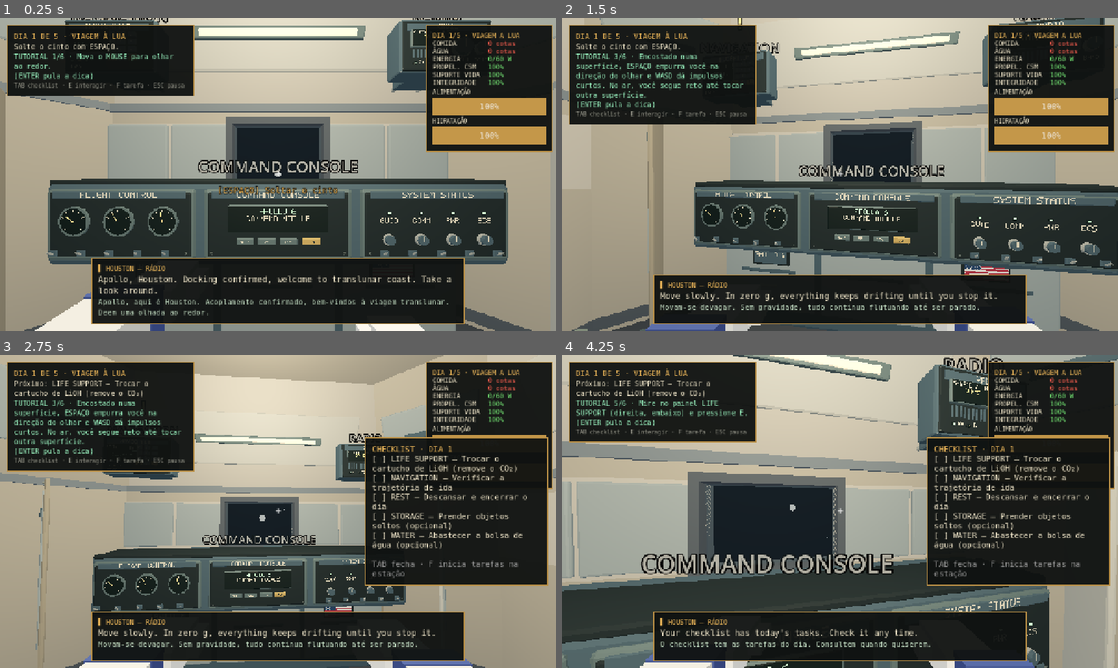
Above: before the commit, frames 1-4 (two rows, left to right).
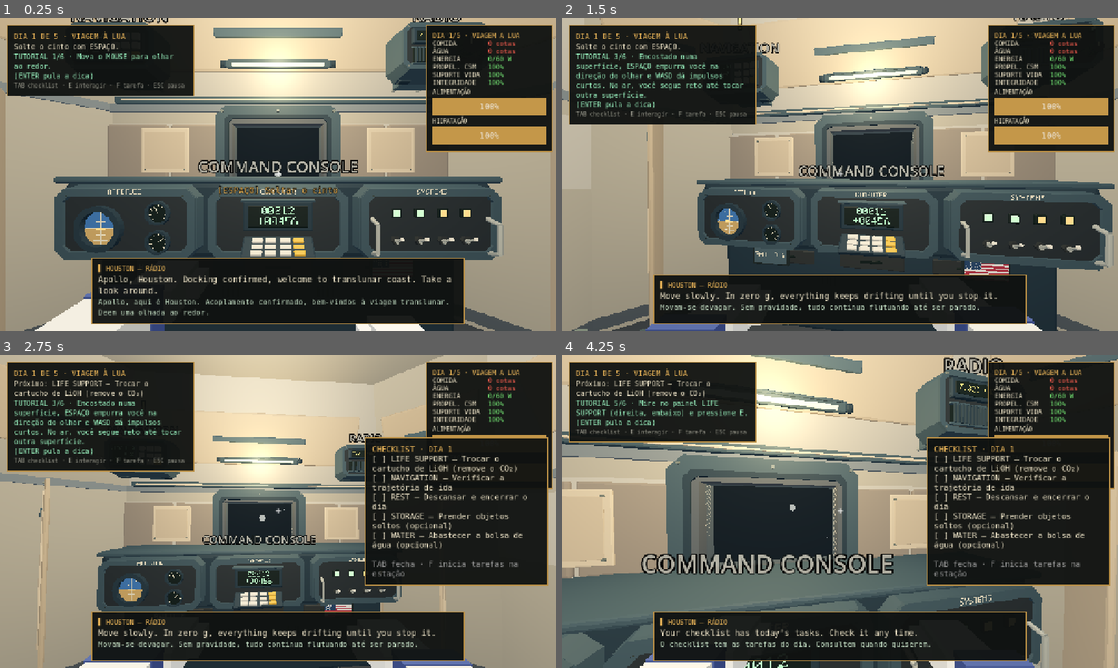
Above: after the commit, the same moments.

Repository: devGustavoReis/Apollo6
Game: Godot game, scene res://scenes/spacecraft/cabin_game.tscn
The game is run twice, just before and just after one commit, with the same random seed, the same clock (stepped at 60 frames per second) and the same inputs. This scene is started directly instead of the project's main scene. Sound files missing from this copy of the repository are replaced by a short silence.
Inputs (mouse positions are in pixels of both pictures, inside the frame that each line leads up to):
- Up to frame 1 (0.25 s): no input
- Up to frame 2 (1.5 s): tap Enter (advance) at 0.5 s; move the mouse to (867, 174) at 0.52 s; hold Enter (advance) 0.53-1.28 s; hold W (move_forward) from 0.53 s (still down); click (867, 174) at 0.67 s; tap Space (chute) at 1.25 s; move the mouse to (812, 174) at 1.27 s; tap F (cabin_task) at 1.35 s
- Up to frame 3 (2.75 s): keep holding W (move_forward); move the mouse to (289, 505) at 2.02 s; hold Tab (checklist) from 2.03 s (still down)
- Up to frame 4 (4.25 s): keep holding W (move_forward); move the mouse to (834, 517) at 2.77 s; release Tab (checklist) at 2.78 s; tap Space (chute) at 2.85 s; click (834, 517) at 2.92 s; move the mouse to (878, 514) at 3.52 s; hold G (drop_supply) from 3.53 s (still down)

The runs differ from the first frame. In frame 1, 27% of the frame differs, in the area x 0-100%, y 0-100%; in frame 2, 26%; in frame 3, 17%; in frame 4, 33%.

Commit message:
Interior da cabine redesenhado no Blender: frente, suprimentos e descarte
- Frente: console em três módulos (ATTITUDE, COMPUTER, SYSTEMS) com base aparafusada,
  navegação com visor e teclado, rádio com visor âmbar, grade e seletores
- Luminária frontal, moldura da janela, placas de inspeção e travessa (cabin_front_trim)
- Nichos de água e comida com prateleiras, batentes e luminária; novas bolsas e rações
  nos suportes, com a mesma contagem visível
- Lixeira de bordo no descarte, sem colisor próprio
- Chapas em bege quente e equipamentos azul-petróleo; colisores, zonas e scripts mantidos
- Fonte em modelar_cabine.py e apollo6_cabine.blend; docs/cabin_art.md atualizado

Co-Authored-By: Claude Opus 5.5 <noreply@anthropic.com>
Claude-Session: https://claude.ai/code/session_01FrD3b8pGoUYoQnV63Uzd1z

Diff:
--- a/scenes/spacecraft/equipment/food_rack.tscn
+++ b/scenes/spacecraft/equipment/food_rack.tscn
@@ -1,38 +1,12 @@
-[gd_scene load_steps=7 format=3]
+[gd_scene load_steps=4 format=3]
 
-[ext_resource type="PackedScene" path="res://assets/models/equipment/sugar_cookie_cubes.glb" id="1_cookies"]
-[ext_resource type="PackedScene" path="res://assets/models/equipment/bacon_bars.glb" id="2_bacon"]
-
-[sub_resource type="StandardMaterial3D" id="mat_board"]
-albedo_color = Color(0.33, 0.36, 0.33, 1)
-roughness = 0.9
-
-[sub_resource type="StandardMaterial3D" id="mat_strap"]
-albedo_color = Color(0.8, 0.74, 0.6, 1)
-roughness = 1.0
-
-[sub_resource type="BoxMesh" id="mesh_board"]
-size = Vector3(0.53, 0.5, 0.02)
-
-[sub_resource type="BoxMesh" id="mesh_strap"]
-size = Vector3(0.53, 0.03, 0.01)
+[ext_resource type="PackedScene" path="res://assets/models/equipment/ration_pack_cream.glb" id="1_cookies"]
+[ext_resource type="PackedScene" path="res://assets/models/equipment/ration_pack_orange.glb" id="2_bacon"]
+[ext_resource type="PackedScene" path="res://assets/models/cabin/supply_food_niche.glb" id="3_niche"]
 
 [node name="FoodRack" type="Node3D"]
 
-[node name="Board" type="MeshInstance3D" parent="."]
-transform = Transform3D(1, 0, 0, 0, 1, 0, 0, 0, 1, 0, 0.25, 0.2)
-mesh = SubResource("mesh_board")
-surface_material_override/0 = SubResource("mat_board")
-
-[node name="StrapTop" type="MeshInstance3D" parent="."]
-transform = Transform3D(1, 0, 0, 0, 1, 0, 0, 0, 1, 0, 0.305, 0.147)
-mesh = SubResource("mesh_strap")
-surface_material_override/0 = SubResource("mat_strap")
-
-[node name="StrapBottom" type="MeshInstance3D" parent="."]
-transform = Transform3D(1, 0, 0, 0, 1, 0, 0, 0, 1, 0, 0.085, 0.147)
-mesh = SubResource("mesh_strap")
-surface_material_override/0 = SubResource("mat_strap")
+[node name="Niche" parent="." instance=ExtResource("3_niche")]
 
 [node name="Packs" type="Node3D" parent="."]
 
--- a/scenes/spacecraft/equipment/water_rack.tscn
+++ b/scenes/spacecraft/equipment/water_rack.tscn
@@ -1,32 +1,11 @@
-[gd_scene load_steps=6 format=3]
+[gd_scene load_steps=3 format=3]
 
-[ext_resource type="PackedScene" path="res://assets/models/equipment/water_pouch.glb" id="1_pouch"]
-
-[sub_resource type="StandardMaterial3D" id="mat_board"]
-albedo_color = Color(0.33, 0.36, 0.33, 1)
-roughness = 0.9
-
-[sub_resource type="StandardMaterial3D" id="mat_strap"]
-albedo_color = Color(0.8, 0.74, 0.6, 1)
-roughness = 1.0
-
-[sub_resource type="BoxMesh" id="mesh_board"]
-size = Vector3(0.53, 0.3, 0.02)
-
-[sub_resource type="BoxMesh" id="mesh_strap"]
-size = Vector3(0.53, 0.03, 0.01)
+[ext_resource type="PackedScene" path="res://assets/models/equipment/supply_pouch.glb" id="1_pouch"]
+[ext_resource type="PackedScene" path="res://assets/models/cabin/supply_water_niche.glb" id="2_niche"]
 
 [node name="WaterRack" type="Node3D"]
 
-[node name="Board" type="MeshInstance3D" parent="."]
-transform = Transform3D(1, 0, 0, 0, 1, 0, 0, 0, 1, 0, 0.15, 0.2)
-mesh = SubResource("mesh_board")
-surface_material_override/0 = SubResource("mat_board")
-
-[node name="Strap" type="MeshInstance3D" parent="."]
-transform = Transform3D(1, 0, 0, 0, 1, 0, 0, 0, 1, 0, 0.075, 0.117)
-mesh = SubResource("mesh_strap")
-surface_material_override/0 = SubResource("mat_strap")
+[node name="Niche" parent="." instance=ExtResource("2_niche")]
 
 [node name="Pouches" type="Node3D" parent="."]
 
@@ -55,7 +34,7 @@
 transform = Transform3D(-1, 0, 0, 0, 1, 0, 0, 0, -1, 0.195, 0.085, 0.172)
 
 [node name="Highlight" type="OmniLight3D" parent="."]
-transform = Transform3D(1, 0, 0, 0, 1, 0, 0, 0, 1, 0, 0.15, -0.3)
+transform = Transform3D(1, 0, 0, 0, 1, 0, 0, 0, 1, 0.12, 0.38, -0.22)
 light_color = Color(1, 0.82, 0.55, 1)
 light_energy = 0.5
 omni_range = 0.9
--- a/scenes/spacecraft_interior.tscn
+++ b/scenes/spacecraft_interior.tscn
@@ -18,6 +18,7 @@
 [ext_resource type="PackedScene" path="res://assets/models/cabin/cabin_roof_trim.glb" id="cab_roof_trim"]
 [ext_resource type="PackedScene" path="res://assets/models/cabin/cabin_hatch_trim.glb" id="cab_hatch_trim"]
 [ext_resource type="PackedScene" path="res://assets/models/cabin/cabin_markings.glb" id="cab_markings"]
+[ext_resource type="PackedScene" path="res://assets/models/cabin/cabin_front_trim.glb" id="cab_front_trim"]
 
 [sub_resource type="StandardMaterial3D" id="StandardMaterial3D_c8v58"]
 cull_mode = 2
@@ -1008,6 +1009,8 @@
 
 [node name="MissionMarkings" parent="CabinStructure" instance=ExtResource("cab_markings")]
 
+[node name="FrontTrim" parent="CabinStructure" instance=ExtResource("cab_front_trim")]
+
 [node name="CollisionStructure" type="Node3D" parent="." unique_id=2102399647]
 
 [node name="Deck" type="StaticBody3D" parent="CollisionStructure" unique_id=1394813844]
@@ -1571,6 +1574,12 @@
 light_color = Color(1, 0.9411765, 0.84705883, 1)
 light_energy = 0.7
 omni_range = 4.5
+
+[node name="FrontLampGlow" type="OmniLight3D" parent="Lighting"]
+transform = Transform3D(1, 0, 0, 0, 1, 0, 0, 0, 1, 0, 1.86, -1.62)
+light_color = Color(1, 0.86, 0.62, 1)
+light_energy = 0.45
+omni_range = 1.4
 
 [node name="PreviewPlayer" type="CharacterBody3D" parent="." unique_id=77355617]
 script = ExtResource("1_5ib6t")
--- a/scripts/mission/cabin_game.gd
+++ b/scripts/mission/cabin_game.gd
@@ -132,8 +132,9 @@
 	cabin.add_child(disposal)
 	disposal.position = Vector3(-1.17, 0.88, 1.66)
 	_add_zone(disposal, "disposal", LABELS["disposal"], Vector3(0.36, 0.28, 0.30))
-	_add_station_prop(disposal, Vector3(0.30, 0.20, 0.22), Vector3(0, 0.10, 0.05), Color("#405b65"))
-	_add_station_prop(disposal, Vector3(0.32, 0.04, 0.23), Vector3(0, 0.22, 0.05), Color("#869da0"))
+	var bin: Node3D = load("res://assets/models/cabin/disposal_bin.glb").instantiate()
+	bin.name = "Model"
+	disposal.add_child(bin)
 	var bench: Node3D = slots.get_node_or_null("ToolsStorage")
 	if bench != null:
 		_add_station_prop(bench, Vector3(0.36, 0.055, 0.24), Vector3(0, 0.38, 0), Color("#718489"))
Binary file added: assets/models/cabin/cabin_front_trim.glb
Not shown, added: assets/models/cabin/cabin_front_trim.glb.import
Binary file changed: assets/models/cabin/cabin_roof_trim.glb
Binary file changed: assets/models/cabin/cabin_wall_panels.glb
Binary file added: assets/models/cabin/disposal_bin.glb
Not shown, added: assets/models/cabin/disposal_bin.glb.import
Binary file changed: assets/models/cabin/main_console.glb
Binary file changed: assets/models/cabin/nav_panel.glb
Binary file changed: assets/models/cabin/radio_panel.glb
Binary file added: assets/models/cabin/supply_food_niche.glb
Not shown, added: assets/models/cabin/supply_food_niche.glb.import
Binary file added: assets/models/cabin/supply_water_niche.glb
(and 9 more such lines)
